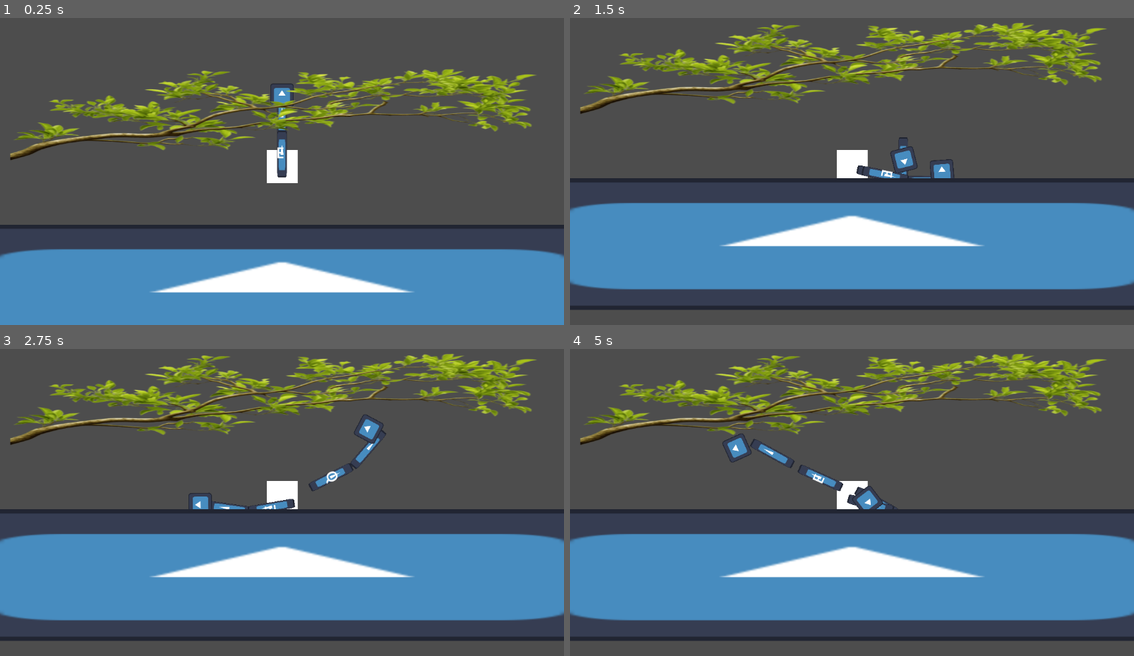
Above: before the commit, frames 1-4 (two rows, left to right).
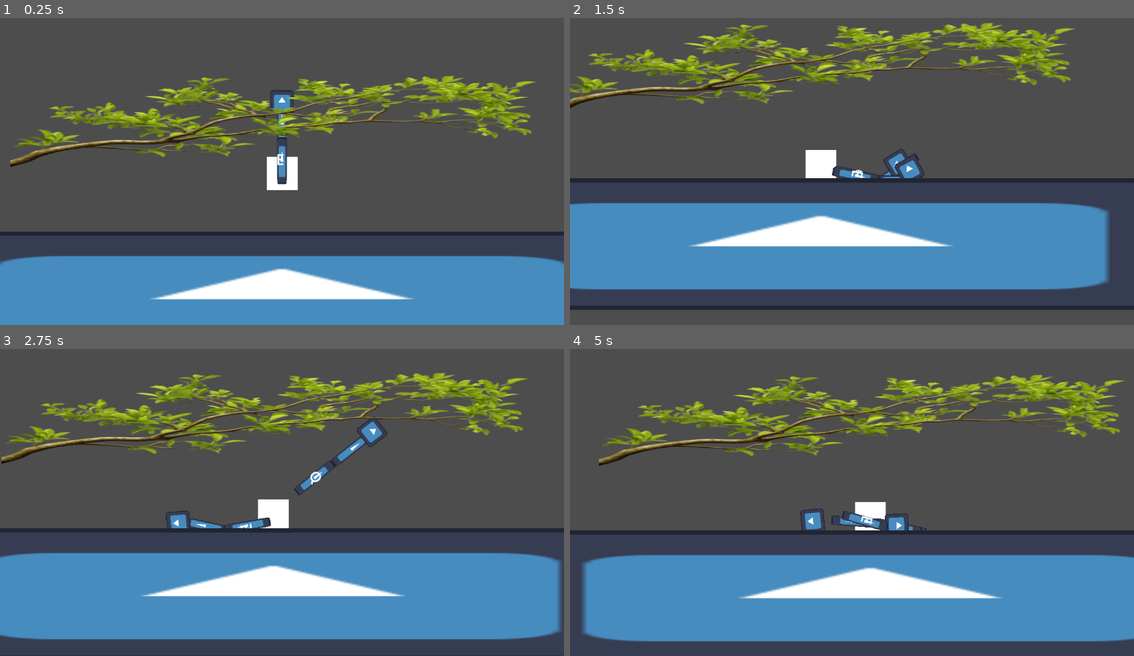
Above: after the commit, the same moments.

Repository: xjalder/banana-bar-bistro
Game: Godot game, scene res://map/test_map.tscn
The game is run twice, just before and just after one commit, with the same random seed, the same clock (stepped at 60 frames per second) and the same inputs. The engine's default icon, where the game draws it, is replaced by a stand-in: a white triangle on a blue panel in a dark square.
Inputs (mouse positions are in pixels of both pictures, inside the frame that each line leads up to):
- Up to frame 1 (0.25 s): no input
- Up to frame 2 (1.5 s): move the mouse to (976, 150) at 0.52 s; hold E (right_arm) 0.53-1.28 s; move the mouse to (739, 183) at 1.27 s; hold Q (left_arm) from 1.28 s (still down)
- Up to frame 3 (2.75 s): move the mouse to (338, 428) at 2.02 s; release Q (left_arm) at 2.03 s; hold E (right_arm) from 2.03 s (still down)
- Up to frame 4 (5 s): move the mouse to (823, 560) at 2.77 s; move the mouse to (1021, 545) at 3.52 s; release E (right_arm) at 3.53 s; hold Q (left_arm) from 3.53 s (still down); move the mouse to (682, 450) at 4.27 s

The runs differ from the first frame. In frame 1, 18% of the frame differs, in the area x 0-100%, y 16-92%; in frame 2, 16%; in frame 3, 35%; in frame 4, 36%, in the area x 0-100%, y 1-96%.

Commit message:
Implemented camera with pan ahead

Diff:
--- /dev/null
+++ b/player/camera.gd
@@ -0,0 +1,35 @@
+extends Camera2D
+
+
+# Called when the node enters the scene tree for the first time.
+func _ready() -> void:
+	pass # Replace with function body.
+
+
+# Called every frame. 'delta' is the elapsed time since the previous frame.
+func _process(delta: float) -> void:
+	var relative_mouse_pos := get_viewport().get_mouse_position()
+	var viewport_rect := get_viewport_rect()
+
+	var x_offset_change : float
+	if relative_mouse_pos.x > viewport_rect.end.x * 0.7:
+		x_offset_change = 200
+	elif relative_mouse_pos.x < viewport_rect.end.x * 0.3:
+		x_offset_change = -200
+	elif offset.x != 0:
+		x_offset_change = 0
+
+	var y_offset_change : float
+	if relative_mouse_pos.y > viewport_rect.end.y * 0.8:
+		y_offset_change = 100
+	elif relative_mouse_pos.y < viewport_rect.end.x * 0.2:
+		y_offset_change = -100
+	elif offset.x != 0:
+		y_offset_change = 0
+
+	if offset == Vector2.ZERO and Vector2(x_offset_change, y_offset_change) == Vector2.ZERO:
+		return
+
+	var tween := create_tween()
+	tween.tween_property(self, "offset", Vector2(x_offset_change, y_offset_change), 2)
+	tween.play()
--- a/player/player.tscn
+++ b/player/player.tscn
@@ -1,6 +1,7 @@
 [gd_scene format=3 uid="uid://c2bu7gqw8rbso"]
 
 [ext_resource type="Script" uid="uid://dubpjnqv8tn24" path="res://player/body.gd" id="1_i3pqv"]
+[ext_resource type="Script" uid="uid://cf64h7p18bjq" path="res://player/camera.gd" id="2_g1dw6"]
 [ext_resource type="PackedScene" uid="uid://nvmw36h1tqir" path="res://player/arm.tscn" id="2_yw30f"]
 
 [sub_resource type="Gradient" id="Gradient_ig7tw"]
@@ -31,6 +32,8 @@
 
 [node name="Camera2D" type="Camera2D" parent="Body" unique_id=1559137683]
 zoom = Vector2(0.75, 0.75)
+position_smoothing_enabled = true
+script = ExtResource("2_g1dw6")
 
 [node name="LeftArm" parent="." unique_id=2147052751 instance=ExtResource("2_yw30f")]
 position = Vector2(0, -60)
Not shown, added: player/camera.gd.uid
